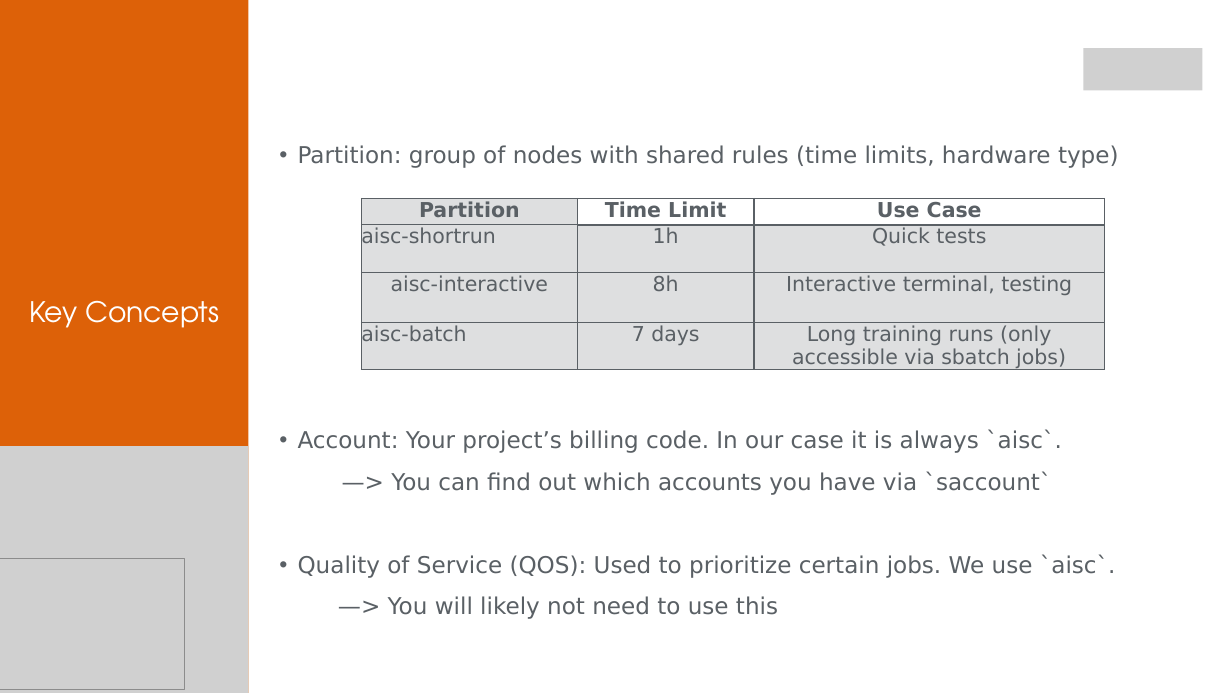
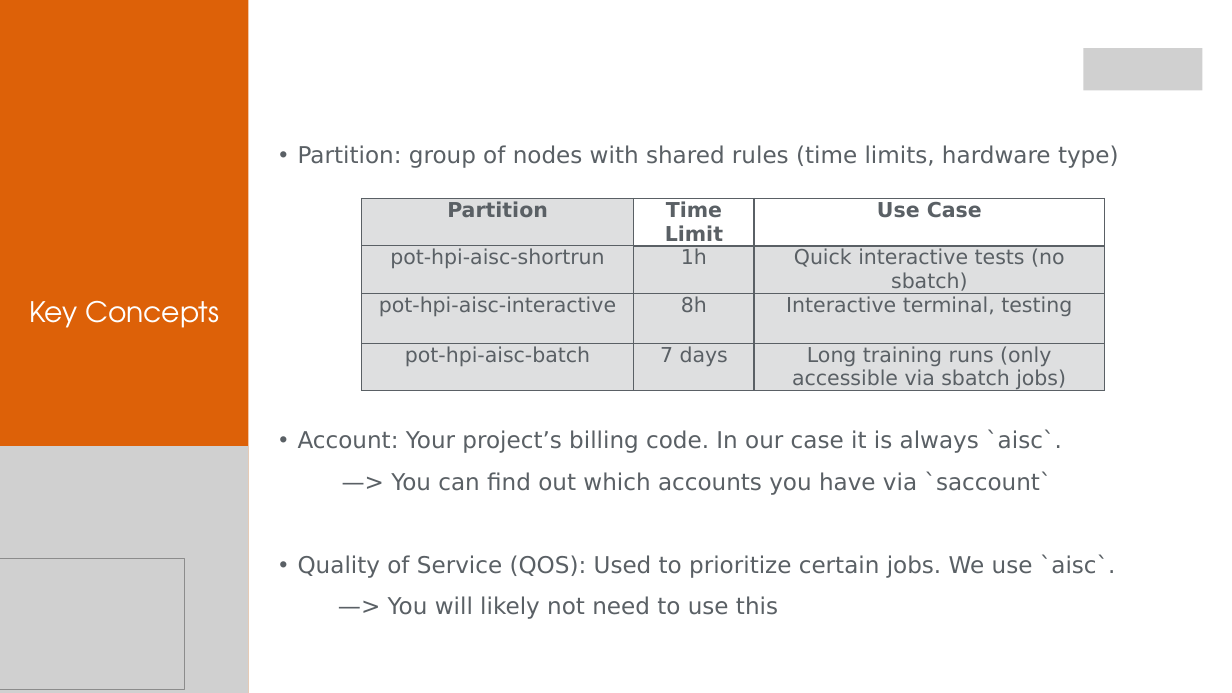
Before and after one commit to aihpi/workshop-slurm, a slide deck: slide 13 of slides/workshop-slurm.pptx. Drawn at 1232x693 pixels with LibreOffice and Linux fonts; fonts in the diff are those of the drawing; grey boxes stand for pictures. Boxes give left, top, right and bottom in pixels: in the first picture for what was removed or moved away, otherwise in the second. Text is boxed around its words. In the diff, an @@ line names an element or a change of style, - is before the commit and + after.

```diff
--- a/slides/workshop-slurm.pptx
+++ b/slides/workshop-slurm.pptx
@@ table at <box>361,199,1104,693</box> @@
-row 2, column 1: aisc-shortrun
+row 2, column 1: pot-hpi-aisc-shortrun
-row 2, column 3: Quick tests
+row 2, column 3: Quick interactive tests (no sbatch)
-row 3, column 1: aisc-interactive
+row 3, column 1: pot-hpi-aisc-interactive
-row 4, column 1: aisc-batch
+row 4, column 1: pot-hpi-aisc-batch
```
Also in this commit, not shown: 13 other slides changed, 2 slides added, 2 slides removed, 1 other file.
